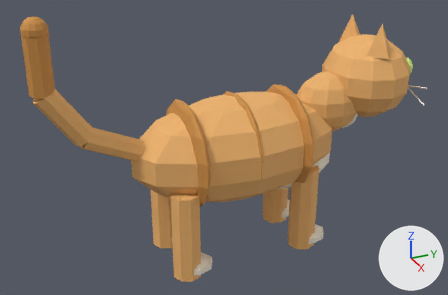
What one commit did to the glTF model assets/models/apartment/cat.glb.
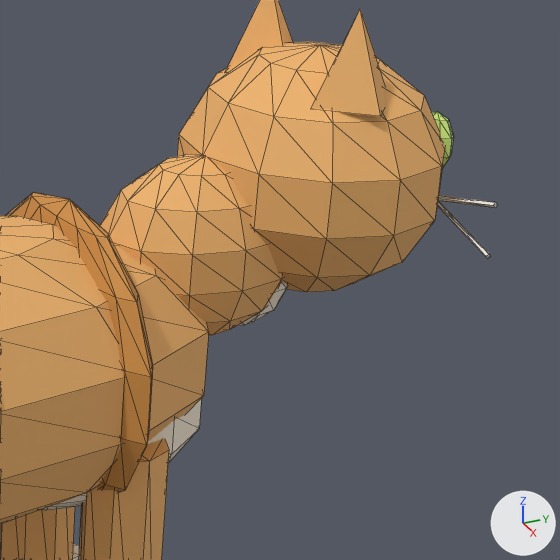
Each version is shown whole from a camera (50 mm lens) standing at (1.133, -0.541, 0.819) and looking at (-0.001, -0.03, 0.253), then close up on the part from 59% to 100% of the width and 7% to 70% of the height. The lights are fixed; the arrows at lower right show +X, +Y and +Z. The older version's two pictures come first. The close-ups show mesh edges as thin lines. Vertices at exactly the same position are counted once.

Objects in the first close-up: 'CatBody', 'CatHead', 'LegFL', 'LegFR'.
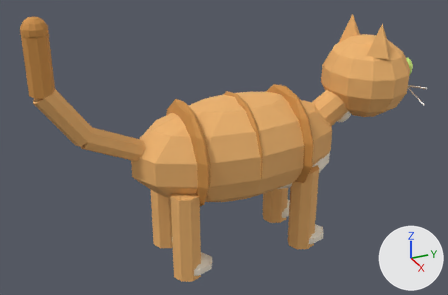
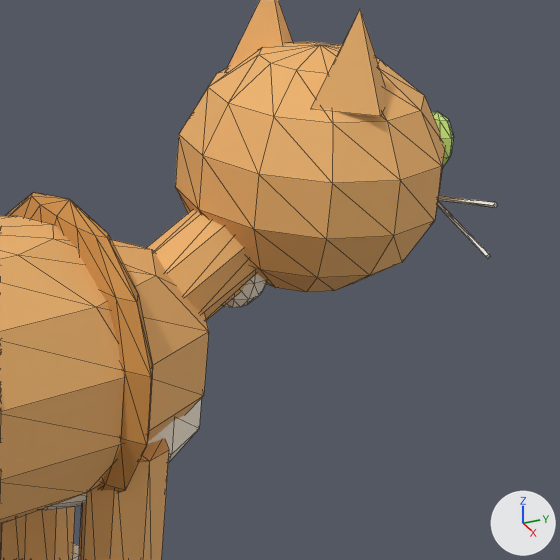
The change, as JSON lines over the scene's bpy script:
```json
{"block": "me_sphere_006", "where": "# used by ob_cathead; location = (0.0, 0.24, 0.32)"}
{"op": "remove", "block": "me_sphere_006", "code": "me_sphere_006.from_pydata(...)  # 530 vertices, 992 faces; spans x -0.12..0.12, y -0.087..0.202, z -0.071..0.185"}
{"op": "add", "block": "me_sphere_006", "code": "me_sphere_006.from_pydata(...)  # 476 vertices, 884 faces; spans x -0.12..0.12, y -0.059..0.202, z -0.07..0.185"}
{"block": "me_sphere_006", "change": "me_sphere_006 part 1: a new loose piece, a UV sphere (12 segments, 7 rings, poles along z) spanning x -0.026..0.026, y 0.001..0.059, z -0.056..0.016, in mat_catcream (pale yellow #f9edda)"}
{"block": "me_sphere_006", "change": "me_sphere_006 part 2: the loose piece of 74 vertices spanning x -0.044..0.044, y -0.014..0.074, z -0.069..0.03 is rebuilt with 20 vertices and now spans x -0.034..0.034, y -0.059..0.089, z -0.07..0.06, in mat_catfur (orange #edb36c)"}
{"block": "me_sphere_006", "change": "me_sphere_006 part 3: the loose piece of 74 vertices spanning x -0.06..0.06, y -0.087..0.077, z -0.071..0.071 is deleted"}
```

Location of each change, (x1, y1, x2, y2) in pixels of the close-ups (560 x 560 px):
```json
{"object": "CatHead", "change": "reshaped", "before": [100, 0, 498, 336], "after": [147, 0, 498, 320]}
{"part": 1, "of": "me_sphere_006", "change": "added", "after": [224, 274, 266, 308]}
{"part": 2, "of": "me_sphere_006", "change": "rebuilt", "before": [237, 282, 287, 326], "after": [147, 210, 258, 320]}
{"part": 3, "of": "me_sphere_006", "change": "deleted", "before": [100, 154, 284, 336], "on screen": "orange"}
```
